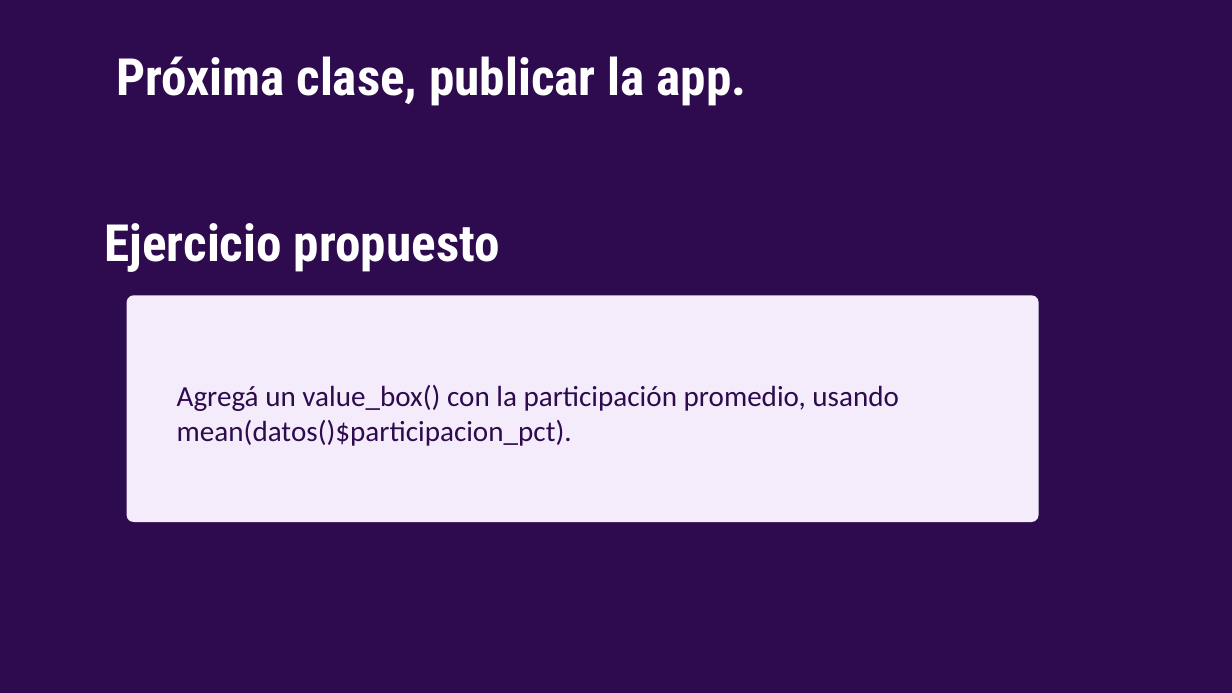
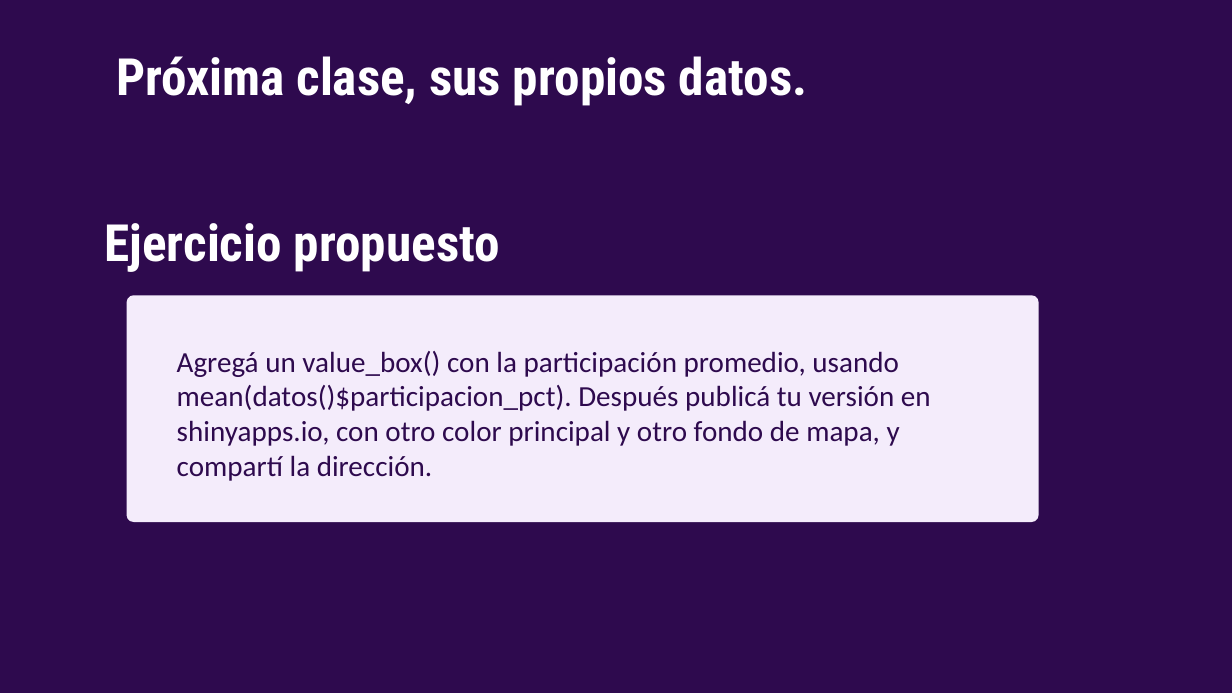
Before and after one commit to nahura99/visualizacion_datos_shiny, a slide deck: slide 15 of clase7/clase7.pptx (slide 9 before the commit). Drawn at 1232x693 pixels with LibreOffice and Linux fonts; fonts in the diff are those of the drawing. Boxes give left, top, right and bottom in pixels: in the first picture for what was removed or moved away, otherwise in the second. Text is boxed around its words. In the diff, an @@ line names an element or a change of style, - is before the commit and + after.

Commit message:
Reestructurar el curso en 7 clases y una Clase Extra
- Clase 1 junta la presentación y la nivelación de la vieja 1b. La app de la
  tabla pasa al estilo del curso y se suma primeros_pasos.R.
- Clase 7 junta estética y navegación con la app final y su publicación.
  Queda solo la app final, con datos/ y deploy.R.
- revisor_corpus pasa a ser la Clase Extra (clase_extra.pptx).
- Se borran clase1b, clase8 y los PDF viejos.
- README, datos/README.md y preparar_elecciones_2024.R con la nueva numeración.

```diff
--- a/clase7/clase7.pptx
+++ b/clase7/clase7.pptx
@@ text at bbox=[116, 56, 807, 106]: text changed @@
-Próxima clase, publicar la app.
+Próxima clase, sus propios datos.
@@ text at bbox=[177, 351, 931, 481]: text changed @@
-Agregá un value_box() con la participación promedio, usando mean(datos()$participacion_pct).
+Agregá un value_box() con la participación promedio, usando mean(datos()$participacion_pct). Después publicá tu versión en shinyapps.io, con otro color principal y otro fondo de mapa, y compartí la dirección.
```
Also in this commit, not shown: 8 other slides changed, 6 slides added, 23 other files.
